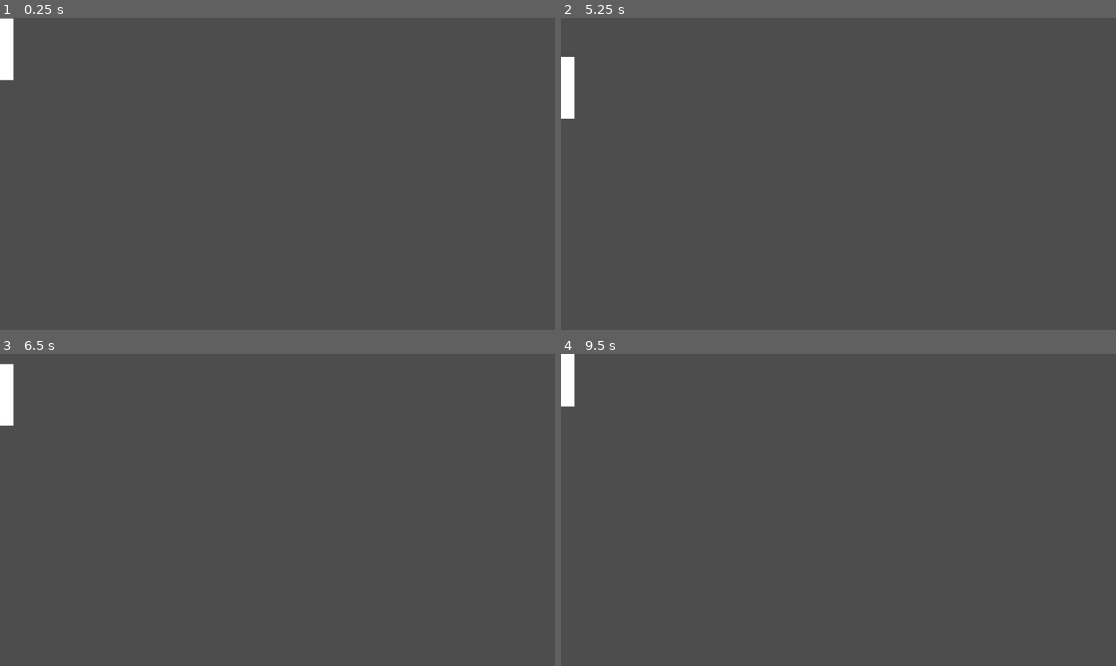
Above: before the commit, frames 1-4 (two rows, left to right).
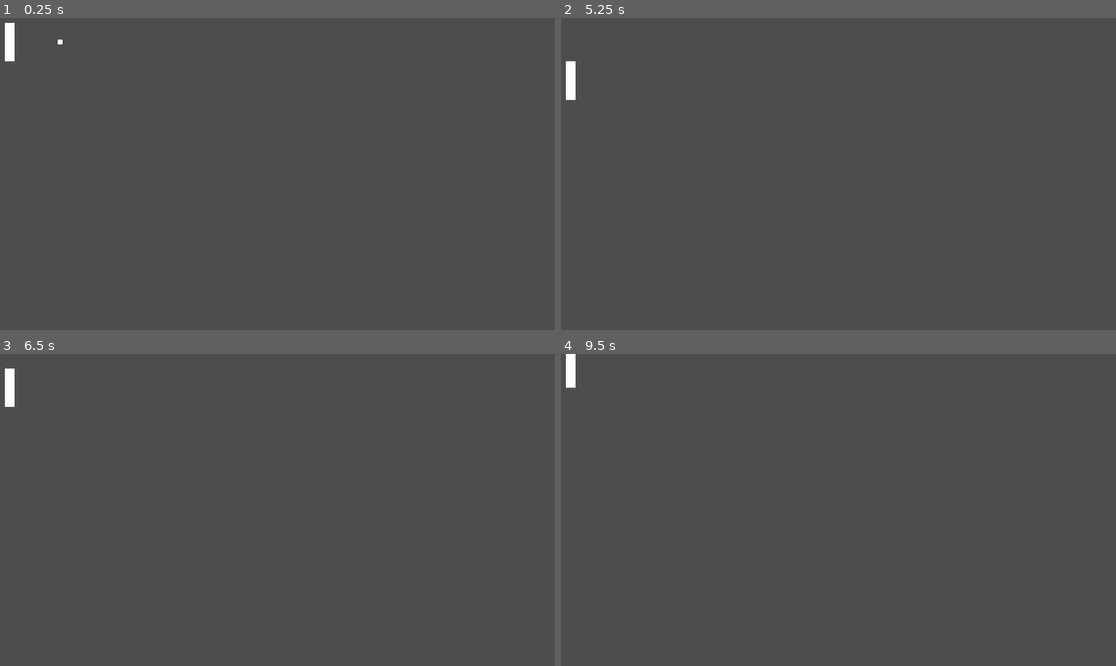
Above: after the commit, the same moments.

Repository: zbt5466/2d_tennis_ex
Game: Godot game, scene res://main.tscn
Same seed, same stepped clock (60 frames per second), same inputs: the game is played once before the commit and once after it.
Inputs:
- Up to frame 1 (0.25 s): no input
- Up to frame 2 (5.25 s): tap Enter at 0.5, 2.75, 4.25 s; hold Up (ui_up) 0.53-1.28 s; tap Space at 1.25, 3.5 s; hold Down (ui_down) 1.28-2.03 s; hold Up (ui_up) 2.03-3.53 s; hold Down (ui_down) from 3.53 s (still down)
- Up to frame 3 (6.5 s): release Down (ui_down) at 5.78 s; hold Up (ui_up) from 5.78 s (still down)
- Up to frame 4 (9.5 s): tap Space at 7.25 s; release Up (ui_up) at 8.03 s; hold Down (ui_down) from 8.03 s (still down)

The runs differ from the first frame. In frame 1, 0.3% of the frame differs, in the area x 0-12%, y 0-21%; in frame 2, 0.3%; in frame 3, 0.3%; in frame 4, 0.3%.

Commit message:
ボール追加
残件：壁の当たり判定追加

Diff:
--- /dev/null
+++ b/ball.gd
@@ -0,0 +1,7 @@
+extends Area2D
+
+@export var speed := 300
+var direction := Vector2(1, 0).normalized()
+
+func _process(delta):
+	position += direction * speed * delta
--- a/main.tscn
+++ b/main.tscn
@@ -1,15 +1,56 @@
-[gd_scene load_steps=3 format=3 uid="uid://c8lp5qll3g8yf"]
+[gd_scene load_steps=8 format=3 uid="uid://c8lp5qll3g8yf"]
 
 [ext_resource type="Script" path="res://player_1.gd" id="1_sdpt0"]
+[ext_resource type="Script" path="res://ball.gd" id="2_we26l"]
 
 [sub_resource type="CanvasTexture" id="CanvasTexture_ti6fe"]
+
+[sub_resource type="RectangleShape2D" id="RectangleShape2D_d54jc"]
+size = Vector2(0.95, 0.9875)
+
+[sub_resource type="CanvasTexture" id="CanvasTexture_c5t7m"]
+
+[sub_resource type="CircleShape2D" id="CircleShape2D_k86vp"]
+
+[sub_resource type="RectangleShape2D" id="RectangleShape2D_u23hm"]
 
 [node name="Main" type="Node2D"]
 
 [node name="Player1" type="Area2D" parent="."]
+position = Vector2(20, 50)
 script = ExtResource("1_sdpt0")
 
 [node name="Sprite2D" type="Sprite2D" parent="Player1"]
-position = Vector2(12, 65)
-scale = Vector2(32, 128)
+scale = Vector2(20, 80)
 texture = SubResource("CanvasTexture_ti6fe")
+
+[node name="CollisionShape2D" type="CollisionShape2D" parent="Player1"]
+scale = Vector2(20, 80)
+shape = SubResource("RectangleShape2D_d54jc")
+
+[node name="Ball" type="Area2D" parent="."]
+position = Vector2(50, 50)
+script = ExtResource("2_we26l")
+
+[node name="Sprite2D" type="Sprite2D" parent="Ball"]
+scale = Vector2(10, 10)
+texture = SubResource("CanvasTexture_c5t7m")
+
+[node name="CollisionShape2D" type="CollisionShape2D" parent="Ball"]
+shape = SubResource("CircleShape2D_k86vp")
+
+[node name="Walls" type="Area2D" parent="."]
+
+[node name="WallTop" type="StaticBody2D" parent="Walls"]
+position = Vector2(575, -10)
+
+[node name="CollisionShape2D" type="CollisionShape2D" parent="Walls/WallTop"]
+scale = Vector2(60, 1)
+shape = SubResource("RectangleShape2D_u23hm")
+
+[node name="WallBottom" type="StaticBody2D" parent="Walls"]
+position = Vector2(575, 650)
+
+[node name="CollisionShape2D" type="CollisionShape2D" parent="Walls/WallBottom"]
+scale = Vector2(60, 1)
+shape = SubResource("RectangleShape2D_u23hm")
